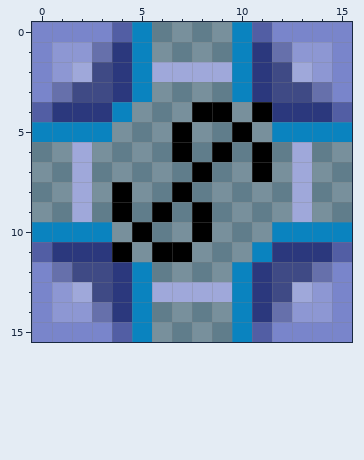
One commit to this pixel-art sprite: src/infinity_craft/img/market.png. The picture above was drawn from the file before the commit.
The file is 320x320 pixels, drawn in blocks of 20x20; one block is one cell here. Colours within 5 levels of each other are drawn and written as one.
After the commit:
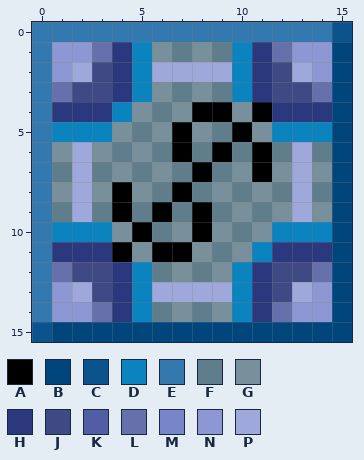
Palette (. is transparent): A #000000  B #00457c  C #0b538c  D #0a83bf  E #3378af  F #607d8b  G #78909c  H #2b387d  J #3f4a85  K #525ea4  L #6670ab  M #7985cb  N #8d97d3  P #9fa8da
What changed:
y 0: x 0..15 MMMMKDFGFGDKMMMM -> EEEEEEEEEEEEEEEC
y 1..3: x 0 M -> E; x 15 M -> B
y 4: x 0 K -> E; x 15 K -> B
y 5: x 0 D -> E; x 15 D -> B
y 6: x 0 F -> E; x 15 G -> B
y 7: x 0 G -> E; x 15 F -> B
y 8: x 0 F -> E; x 15 G -> B
y 9: x 0 G -> E; x 15 F -> B
y 10: x 0 D -> E; x 15 D -> B
y 11: x 0 K -> E; x 15 K -> B
y 12..14: x 0 M -> E; x 15 M -> B
y 15: x 0..15 MMMMKDGFGFDKMMMM -> CBBBBBBBBBBBBBBB
